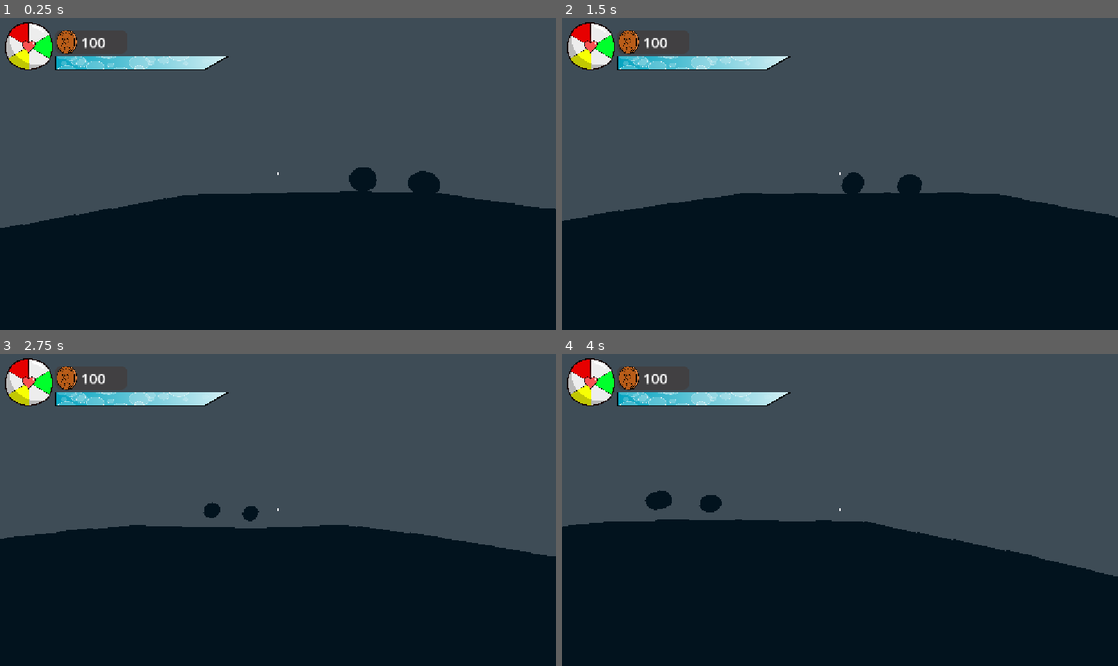
Above: before the commit, frames 1-4 (two rows, left to right).
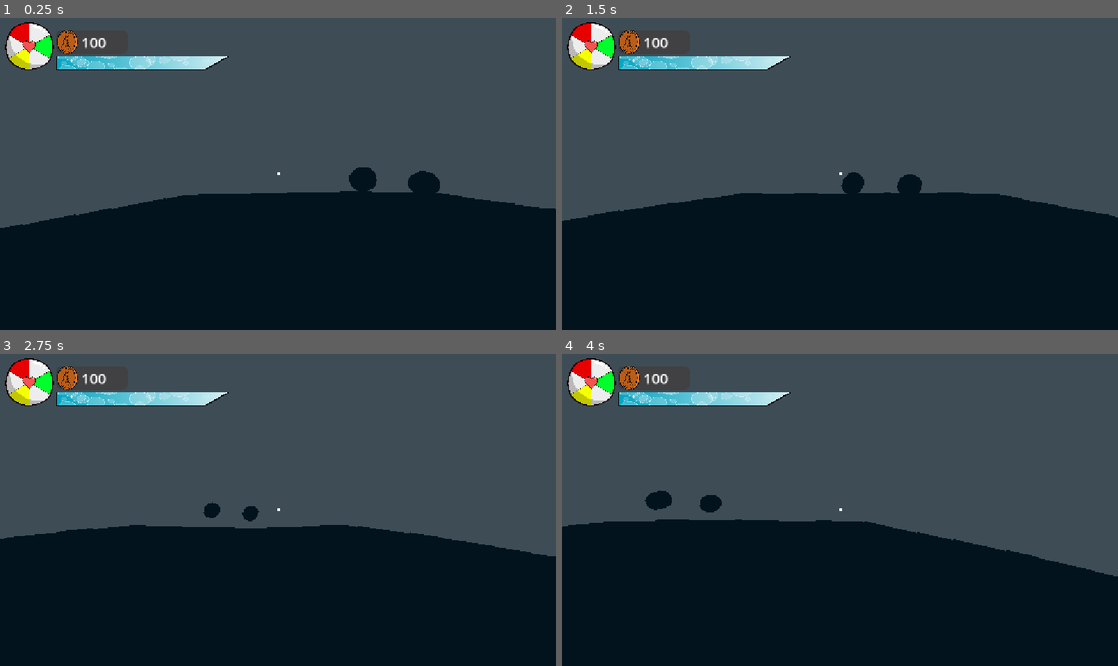
Above: after the commit, the same moments.

Repository: memjamim/FishGame
Game: Godot game, scene res://scenes/main.tscn
The game is run twice, just before and just after one commit, with the same random seed, the same clock (stepped at 60 frames per second) and the same inputs.
Inputs (mouse positions are in pixels of both pictures, inside the frame that each line leads up to):
- Up to frame 1 (0.25 s): no input
- Up to frame 2 (1.5 s): move the mouse to (867, 170) at 0.52 s; hold D (right) 0.53-1.28 s; hold E (interact) 0.53-1.28 s; click (867, 170) at 0.6 s; tap Space (jump) at 0.77 s; move the mouse to (812, 174) at 1.27 s; hold S (back) from 1.28 s (still down); tap E (interact) at 1.35 s
- Up to frame 3 (2.75 s): tap Space (jump) at 1.52 s; tap Q (throw) at 1.55 s; move the mouse to (289, 503) at 2.02 s; release S (back) at 2.03 s; hold D (right) from 2.03 s (still down); hold Q (throw) from 2.03 s (still down); click (289, 503) at 2.3 s
- Up to frame 4 (4 s): move the mouse to (834, 513) at 2.77 s; release Q (throw) at 2.78 s; click (834, 513) at 2.85 s; tap Space (jump) at 3.02, 3.77 s; tap E (interact) at 3.05 s; move the mouse to (878, 513) at 3.52 s; release D (right) at 3.53 s; hold A (left) from 3.53 s (still down); hold Q (throw) from 3.53 s (still down); tap W (foward) at 3.6 s

The runs differ from the first frame. In frame 1, 0.4% of the frame differs, in the area x 0-51%, y 1-51%; in frame 2, 0.4%; in frame 3, 0.4%; in frame 4, 0.4%.

Commit message:
Simplified attack logic and updated weapons to do different levels of damage
t

Diff:
--- a/fish-game-project-folder/scenes/ben_scene.tscn
+++ b/fish-game-project-folder/scenes/ben_scene.tscn
@@ -20,6 +20,7 @@
 [ext_resource type="PackedScene" uid="uid://f5x6quh10fnu" path="res://shop/models/SharkMask.fbx" id="17_fjv0l"]
 [ext_resource type="Resource" uid="uid://cc7nxghhovib7" path="res://shop/items/weapon_t2.tres" id="17_qfykf"]
 [ext_resource type="Resource" uid="uid://btuxlr8iiv3k0" path="res://shop/items/weapon_t3.tres" id="18_8hh26"]
+[ext_resource type="PackedScene" uid="uid://0cuyy330tk6l" path="res://shop/models/radio.fbx" id="21_qfykf"]
 
 [sub_resource type="PlaneMesh" id="PlaneMesh_4pro5"]
 size = Vector2(30, 30)
@@ -42,26 +43,6 @@
 [sub_resource type="PhysicsMaterial" id="PhysicsMaterial_x8l0j"]
 
 [sub_resource type="BoxShape3D" id="BoxShape3D_x8l0j"]
-
-[sub_resource type="NoiseTexture2D" id="NoiseTexture2D_x8l0j"]
-
-[sub_resource type="NoiseTexture2D" id="NoiseTexture2D_mmbh7"]
-
-[sub_resource type="StandardMaterial3D" id="StandardMaterial3D_x8l0j"]
-transparency = 1
-depth_draw_mode = 1
-albedo_color = Color(0.047058824, 0.31764707, 0.53333336, 0.5058824)
-roughness = 0.0
-normal_texture = SubResource("NoiseTexture2D_x8l0j")
-refraction_enabled = true
-refraction_texture = SubResource("NoiseTexture2D_mmbh7")
-uv1_scale = Vector3(0.04, 0.04, 0.04)
-uv1_triplanar = true
-uv1_world_triplanar = true
-
-[sub_resource type="BoxMesh" id="BoxMesh_x8l0j"]
-material = SubResource("StandardMaterial3D_x8l0j")
-size = Vector3(4, 4, 4)
 
 [sub_resource type="CylinderMesh" id="CylinderMesh_7vjy0"]
 top_radius = 0.0
@@ -113,10 +94,6 @@
 
 [node name="DirectionalLight3D" type="DirectionalLight3D" parent="."]
 transform = Transform3D(0.41469327, 0.78404915, -0.46184027, 0, 0.5075384, 0.8616291, 0.9099613, -0.3573118, 0.21047275, 0, 4.928076, 6.533126)
-
-[node name="WaterMesh" type="MeshInstance3D" parent="."]
-transform = Transform3D(1, 0, 0, 0, 1, 0, 0, 0, 1, 6.7589846, 1.8488703, 0)
-mesh = SubResource("BoxMesh_x8l0j")
 
 [node name="PauseManager" type="Node" parent="."]
 script = ExtResource("4_mmbh7")
@@ -197,4 +174,7 @@
 player_path = NodePath("../Player")
 
 [node name="SharkMask" parent="." instance=ExtResource("17_fjv0l")]
-transform = Transform3D(1, 0, 0, 0, 1, 0, 0, 0, 1, -8.629106, -0.85977983, 2.8012118)
+transform = Transform3D(1, 0, 0, 0, 1, 0, 0, 0, 1, -8.629106, 0.01565969, 2.8012118)
+
+[node name="radio" parent="." instance=ExtResource("21_qfykf")]
+transform = Transform3D(1, 0, 0, 0, 1, 0, 0, 0, 1, -9.341921, -0.57758975, 0.49265242)
--- a/fish-game-project-folder/scenes/player.tscn
+++ b/fish-game-project-folder/scenes/player.tscn
@@ -1,13 +1,14 @@
-[gd_scene load_steps=18 format=3 uid="uid://c8v7kcsljbcru"]
+[gd_scene load_steps=19 format=3 uid="uid://c8v7kcsljbcru"]
 
 [ext_resource type="Script" uid="uid://db0vh5tiik48j" path="res://scripts/player.gd" id="1_067cb"]
 [ext_resource type="Script" uid="uid://ctmkxp74vlma0" path="res://scripts/pickup_throw.gd" id="2_g2els"]
-[ext_resource type="Script" uid="uid://2wh7swcis7wf" path="res://scripts/player_raycast.gd" id="2_qhqgy"]
+[ext_resource type="Script" path="res://scripts/player_raycast.gd" id="2_qhqgy"]
 [ext_resource type="Shader" uid="uid://dyhkqanmlww7w" path="res://art/shaders/underwater.gdshader" id="3_ur7pv"]
 [ext_resource type="AudioStream" uid="uid://c28f3lttpycnx" path="res://assets/Sounds/oof.mp3" id="5_fjrip"]
 [ext_resource type="PackedScene" uid="uid://ng2dtmkeo6dv" path="res://scenes/player_ui.tscn" id="5_qlg0r"]
-[ext_resource type="AudioStream" uid="uid://cbhj7uwsid5yv" path="res://assets/Sounds/stab.wav" id="5_smehm"]
+[ext_resource type="AudioStream" uid="uid://cbhj7uwsid5yv" path="res://assets/Sounds/Hit.wav" id="5_smehm"]
 [ext_resource type="AudioStream" uid="uid://bxnx58okin8dl" path="res://assets/Sounds/UnderwaterAmbiance.wav" id="6_smehm"]
+[ext_resource type="AudioStream" uid="uid://b6mwr0letu8f7" path="res://assets/Sounds/Slash.mp3" id="6_y4r1p"]
 [ext_resource type="AudioStream" uid="uid://clxqj32ax1t53" path="res://assets/Sounds/water footsteps.mp3" id="7_ur7pv"]
 
 [sub_resource type="CapsuleMesh" id="CapsuleMesh_quwqr"]
@@ -169,9 +170,11 @@
 
 [node name="PlayerUI" parent="." instance=ExtResource("5_qlg0r")]
 process_mode = 4
+offset_left = 1.0
+offset_right = 1.0
 
 [node name="Audio" type="AudioStreamPlayer3D" parent="."]
-stream = ExtResource("5_smehm")
+stream = ExtResource("6_y4r1p")
 
 [node name="Stab" type="AudioStreamPlayer" parent="Audio"]
 stream = ExtResource("5_smehm")
@@ -184,6 +187,9 @@
 
 [node name="Footsteps" type="AudioStreamPlayer" parent="Audio"]
 stream = ExtResource("7_ur7pv")
+
+[node name="Slash" type="AudioStreamPlayer" parent="Audio"]
+stream = ExtResource("6_y4r1p")
 
 [node name="RegenCooldown" type="Timer" parent="."]
 autostart = true
--- a/fish-game-project-folder/scripts/player.gd
+++ b/fish-game-project-folder/scripts/player.gd
@@ -205,6 +205,7 @@
 
 # --- Audio ---
 @onready var audio_root: Node = $Audio
+@onready var sfx_slash: AudioStreamPlayer = $Audio/Slash
 @onready var sfx_stab: AudioStreamPlayer = $Audio/Stab
 @onready var sfx_oof: AudioStreamPlayer = $Audio/Oof
 @onready var sfx_underwater_amb: AudioStreamPlayer = $Audio/UnderwaterAmbiance
@@ -393,13 +394,12 @@
 			if !IS_HOLDING_WEAPON:
 				IS_HOLDING_WEAPON = true
 				pickup_throw._pick_up(collider)
-
 				var hitbox = collider.find_child("Hitbox")
 				if hitbox:
-					hitbox.monitoring = false  # start clean
-
-				if !collider.is_connected("enemy_hit", _on_weapon_hitbox_t_1_body_entered):
-					collider.connect("enemy_hit", _on_weapon_hitbox_t_1_body_entered)
+					hitbox.monitoring = false
+
+				_bind_weapon_signals(collider)
+
 		elif collider and collider.is_in_group("holdable"):
 			if IS_HOLDING_ITEM == false:
 				IS_HOLDING_ITEM = true
@@ -424,11 +424,12 @@
 	# --- Combat ---
 	if Input.is_action_just_pressed("attack") and IS_HOLDING_WEAPON and not is_attacking:
 		is_attacking = true
-		var weapon = get_node("CameraPivot/Camera3D/HoldPoint").get_child(0)
+		var weapon := $CameraPivot/Camera3D/HoldPoint.get_child(0)
+		if sfx_slash:
+			sfx_slash.play()
+		if weapon and weapon.has_method("reset_for_swing"):
+			weapon.reset_for_swing()
 		anim_player.play("attack")
-		weapon.find_child("Hitbox").monitoring = true
-		if sfx_stab:
-			sfx_stab.play()
 
 	move_and_slide()
 	_apply_underwater_bob(delta)
@@ -569,12 +570,29 @@
 
 
 
-func _on_weapon_hitbox_t_1_body_entered(body: Node3D) -> void:
+func _on_weapon_enemy_hit(body: Node3D, dmg: int) -> void:
 	if body.is_in_group("enemy") and body.has_method("apply_damage"):
-		var damage: int = WEAPON_DAMAGE.get(weapon_tier, 10)
-		body.apply_damage(damage)
-		var weapon = get_node("CameraPivot/Camera3D/HoldPoint").get_child(0)
-		weapon.find_child("Hitbox").set_deferred("monitoring", false)
+		body.apply_damage(dmg)
+
+		if sfx_stab:
+			sfx_stab.play()
+
+		# (optional) stop hitbox again just in case
+		var hold_point := $CameraPivot/Camera3D/HoldPoint
+		if hold_point.get_child_count() > 0:
+			var weapon := hold_point.get_child(0)
+			var hb := weapon.find_child("Hitbox")
+			if hb:
+				hb.set_deferred("monitoring", false)
+
+func _bind_weapon_signals(weapon: Node) -> void:
+	if weapon == null:
+		return
+
+	var cb := Callable(self, "_on_weapon_enemy_hit")
+
+	if weapon.has_signal("enemy_hit") and not weapon.is_connected("enemy_hit", cb):
+		weapon.connect("enemy_hit", cb)
 
 
 func _on_animation_player_animation_finished(anim_name: StringName) -> void:
--- a/fish-game-project-folder/scripts/test_weapon.gd
+++ b/fish-game-project-folder/scripts/test_weapon.gd
@@ -1,30 +1,26 @@
 extends RigidBody3D
+class_name Weapon
+
+@export var damage: int = 20
 
 @onready var hitbox: Area3D = $Hitbox
 @onready var shader = $MeshInstance3D.mesh.material.next_pass
 
-var targeted = false : set = _set_targeted
+var targeted := false : set = _set_targeted
 
-signal enemy_hit(body_hit)
+signal enemy_hit(body_hit: Node3D, damage: int)
 
-## Called when the node enters the scene tree for the first time.
-#func _ready() -> void:
-	#pass # Replace with function body.
-#
-#
-## Called every frame. 'delta' is the elapsed time since the previous frame.
-#func _process(delta: float) -> void:
-	#pass
-
-func _set_targeted(val):
+func _set_targeted(val: bool) -> void:
 	targeted = val
-	if targeted:
-		shader.set_shader_parameter('strength', 0.5)
-	else:
-		shader.set_shader_parameter('strength', 0.0)
-
+	if shader:
+		shader.set_shader_parameter("strength", 0.5 if targeted else 0.0)
 
 func _on_hitbox_body_entered(body: Node3D) -> void:
-	if body.is_in_group('enemy'):
-		enemy_hit.emit(body)
-		#hitbox.monitoring = false
+	if body.is_in_group("enemy"):
+		enemy_hit.emit(body, damage)
+		# prevent multi-hit spam in one swing
+		hitbox.set_deferred("monitoring", false)
+
+func reset_for_swing() -> void:
+	# call this right when the attack starts
+	hitbox.monitoring = true
--- a/fish-game-project-folder/shop/ShopPickup.gd
+++ b/fish-game-project-folder/shop/ShopPickup.gd
@@ -119,9 +119,11 @@
 			player.IS_HOLDING_WEAPON = false
 		player.IS_HOLDING_WEAPON = true
 		player.pickup_throw._pick_up(rb)
+		player._bind_weapon_signals(rb)
 	# connect hitbox if needed
-		if rb.has_signal("enemy_hit") and not rb.is_connected("enemy_hit", player._on_weapon_hitbox_t_1_body_entered):
-			rb.connect("enemy_hit", player._on_weapon_hitbox_t_1_body_entered)
+		if rb.has_signal("enemy_hit") and not rb.is_connected("enemy_hit", Callable(player, "_on_weapon_enemy_hit")):
+			rb.connect("enemy_hit", Callable(player, "_on_weapon_enemy_hit"))
+
 
 
 	else:
--- a/fish-game-project-folder/shop/item scenes/t2_weapon.tscn
+++ b/fish-game-project-folder/shop/item scenes/t2_weapon.tscn
@@ -24,6 +24,7 @@
 [node name="T2Weapon" type="RigidBody3D" groups=["holdable", "weapon"]]
 transform = Transform3D(1, 0, 0, 0, 0.99999994, 0, 0, 0, 0.99999994, 0, 0, 0)
 script = ExtResource("1_kp5ax")
+damage = 25
 
 [node name="MeshInstance3D" type="MeshInstance3D" parent="."]
 transform = Transform3D(0.13092476, 0, 0, 0, 1.1897305, 0, 0, 0, 0.15391153, 0, 0, 0)
--- a/fish-game-project-folder/shop/item scenes/t3_weapon.tscn
+++ b/fish-game-project-folder/shop/item scenes/t3_weapon.tscn
@@ -24,6 +24,7 @@
 [node name="T3Weapon" type="RigidBody3D" groups=["holdable", "weapon"]]
 transform = Transform3D(1, 0, 0, 0, 0.99999994, 0, 0, 0, 0.99999994, 0, 0, 0)
 script = ExtResource("1_v1151")
+damage = 34
 
 [node name="MeshInstance3D" type="MeshInstance3D" parent="."]
 transform = Transform3D(0.13092476, 0, 0, 0, 1.1897305, 0, 0, 0, 0.15391153, 0, 0, 0)
--- a/fish-game-project-folder/shop/items/headlamp.tres
+++ b/fish-game-project-folder/shop/items/headlamp.tres
@@ -10,5 +10,6 @@
 cost = 5
 display_name = "Headlamp"
 icon = ExtResource("1_uraux")
+effect_type = 3
 unlocks_flashlight = true
 metadata/_custom_type_script = "uid://dp30l0sce605q"
--- a/fish-game-project-folder/shop/items/weapon_t2.tres
+++ b/fish-game-project-folder/shop/items/weapon_t2.tres
@@ -13,6 +13,6 @@
 family_id = "weapon"
 tier = 2
 cost = 3
-display_name = "Spear"
+display_name = "Fishing Spear"
 icon = ExtResource("3_ajpoc")
 metadata/_custom_type_script = "uid://dp30l0sce605q"
--- a/fish-game-project-folder/shop/items/weapon_t3.tres
+++ b/fish-game-project-folder/shop/items/weapon_t3.tres
@@ -1,8 +1,7 @@
-[gd_resource type="Resource" script_class="ShopItemData" load_steps=4 format=3 uid="uid://btuxlr8iiv3k0"]
+[gd_resource type="Resource" script_class="ShopItemData" load_steps=3 format=3 uid="uid://btuxlr8iiv3k0"]
 
 [ext_resource type="PackedScene" uid="uid://de6aau884ebv6" path="res://shop/item scenes/t3_weapon.tscn" id="2_k1p8u"]
 [ext_resource type="Script" uid="uid://dp30l0sce605q" path="res://shop/ShopItemData.gd" id="3_k1p8u"]
-[ext_resource type="Texture2D" uid="uid://dy07fju5fq2lb" path="res://art/UI/test.png" id="3_r8qgb"]
 
 [resource]
 script = ExtResource("3_k1p8u")
@@ -14,5 +13,4 @@
 tier = 3
 cost = 7
 display_name = "Trident"
-icon = ExtResource("3_r8qgb")
 metadata/_custom_type_script = "uid://dp30l0sce605q"
--- a/fish-game-project-folder/shop/items/wetsuit_t1.tres
+++ b/fish-game-project-folder/shop/items/wetsuit_t1.tres
@@ -10,5 +10,6 @@
 cost = 1
 display_name = "Rashgaurd"
 icon = ExtResource("1_mkq75")
+effect_type = 1
 max_health_value = 120
 metadata/_custom_type_script = "uid://dp30l0sce605q"
--- a/fish-game-project-folder/shop/items/wetsuit_t2.tres
+++ b/fish-game-project-folder/shop/items/wetsuit_t2.tres
@@ -11,5 +11,6 @@
 cost = 3
 display_name = "Shorty"
 icon = ExtResource("1_a8837")
+effect_type = 1
 max_health_value = 150
 metadata/_custom_type_script = "uid://dp30l0sce605q"
--- a/fish-game-project-folder/shop/items/wetsuit_t3.tres
+++ b/fish-game-project-folder/shop/items/wetsuit_t3.tres
@@ -11,5 +11,6 @@
 cost = 6
 display_name = "Full Wetsuit"
 icon = ExtResource("1_w32xb")
+effect_type = 1
 max_health_value = 200
 metadata/_custom_type_script = "uid://dp30l0sce605q"
Not shown, changed: fish-game-project-folder/assets/Sounds/Hit.wav.import
Not shown, added: fish-game-project-folder/assets/Sounds/Slash.mp3.import
Not shown: 1 places in fish-game-project-folder/scenes/ben_scene.tscn that only renumber resources
Not shown: 1 places in fish-game-project-folder/shop/item scenes/t1_weapon.tscn that only renumber resources
Not shown: 1 places in fish-game-project-folder/shop/item scenes/t2_weapon.tscn that only renumber resources
Not shown: 1 places in fish-game-project-folder/shop/item scenes/t3_weapon.tscn that only renumber resources
Binary file added: fish-game-project-folder/shop/models/radio.fbx
Not shown, added: fish-game-project-folder/shop/models/radio.fbx.import
Binary file added: fish-game-project-folder/shop/models/radio_0.png
Not shown, added: fish-game-project-folder/shop/models/radio_0.png.import
Not shown, added: fish-game-project-folder/assets/Sounds/Hit.wav
Not shown, added: fish-game-project-folder/assets/Sounds/Slash.mp3
